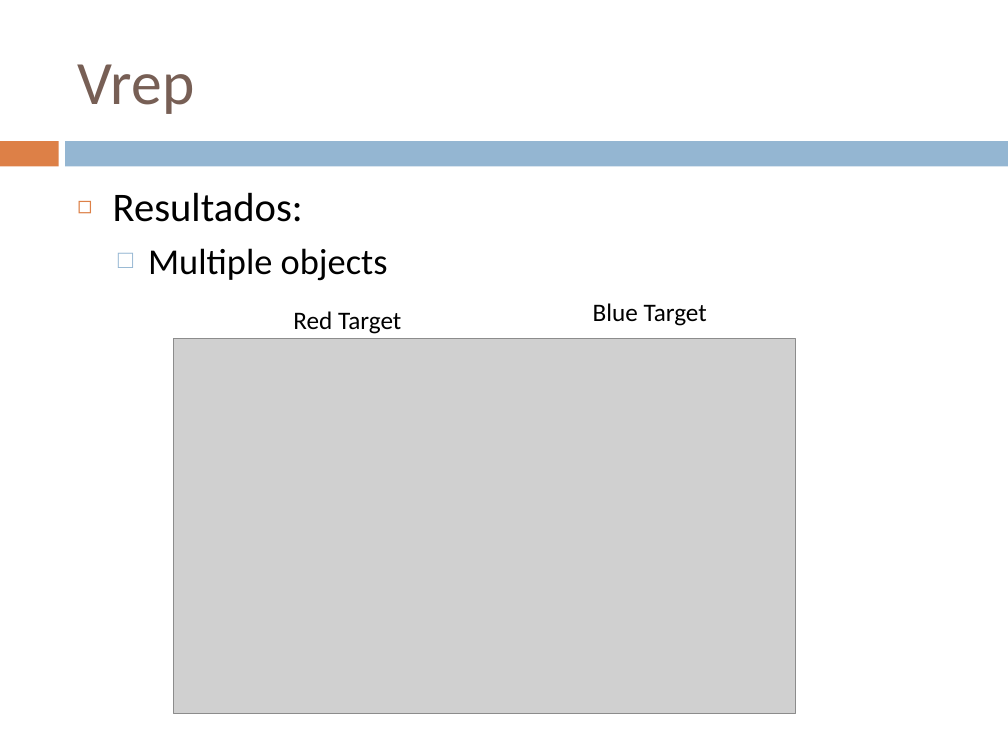
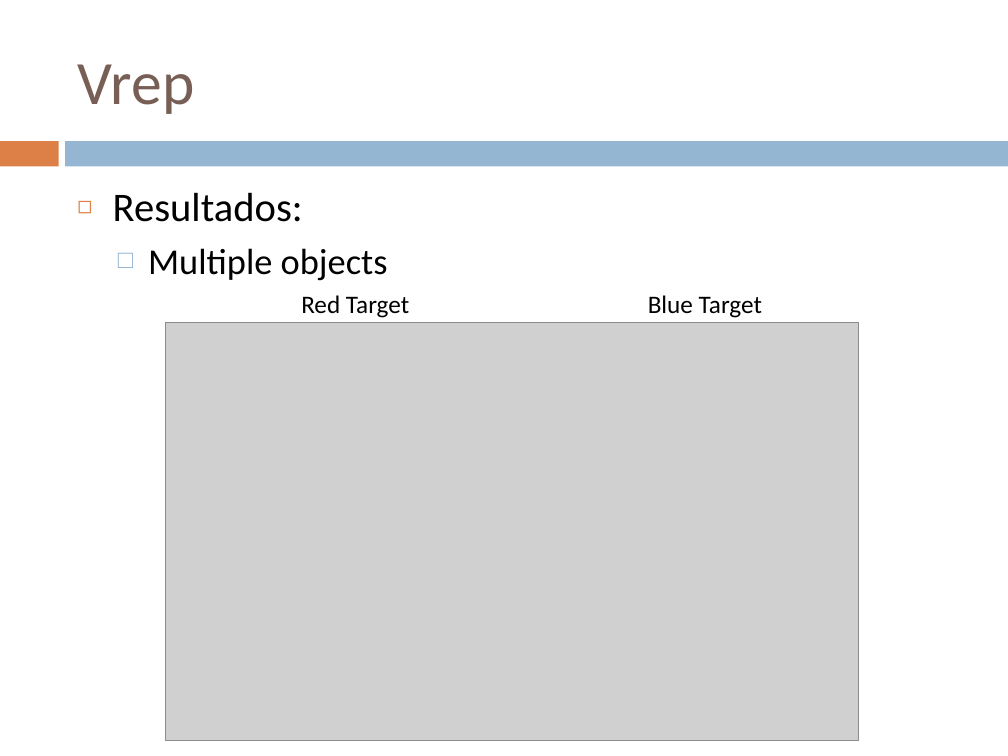
Before and after one commit to Bardo91/PFC, a slide deck: slide 11 of presentation.pptx (slide 12 before the commit). Drawn at 1008x756 pixels with LibreOffice and Linux fonts; fonts in the diff are those of the drawing; grey boxes stand for pictures. Boxes give left, top, right and bottom in pixels: in the first picture for what was removed or moved away, otherwise in the second. Text is boxed around its words. In the diff, an @@ line names an element or a change of style, - is before the commit and + after.

```diff
--- a/presentation.pptx
+++ b/presentation.pptx
@@ text "Red Target" moved from (x1=293, y1=311, x2=401, y2=334) to (x1=301, y1=295, x2=409, y2=318) @@
@@ text "Blue Target" moved from (x1=593, y1=303, x2=707, y2=326) to (x1=648, y1=295, x2=762, y2=318) @@
@@ picture resized from (x1=173, y1=339, x2=795, y2=714) to (x1=165, y1=323, x2=859, y2=741) @@
```
Also in this commit, not shown: 3 other slides changed, 3 slides added, 4 slides removed.
